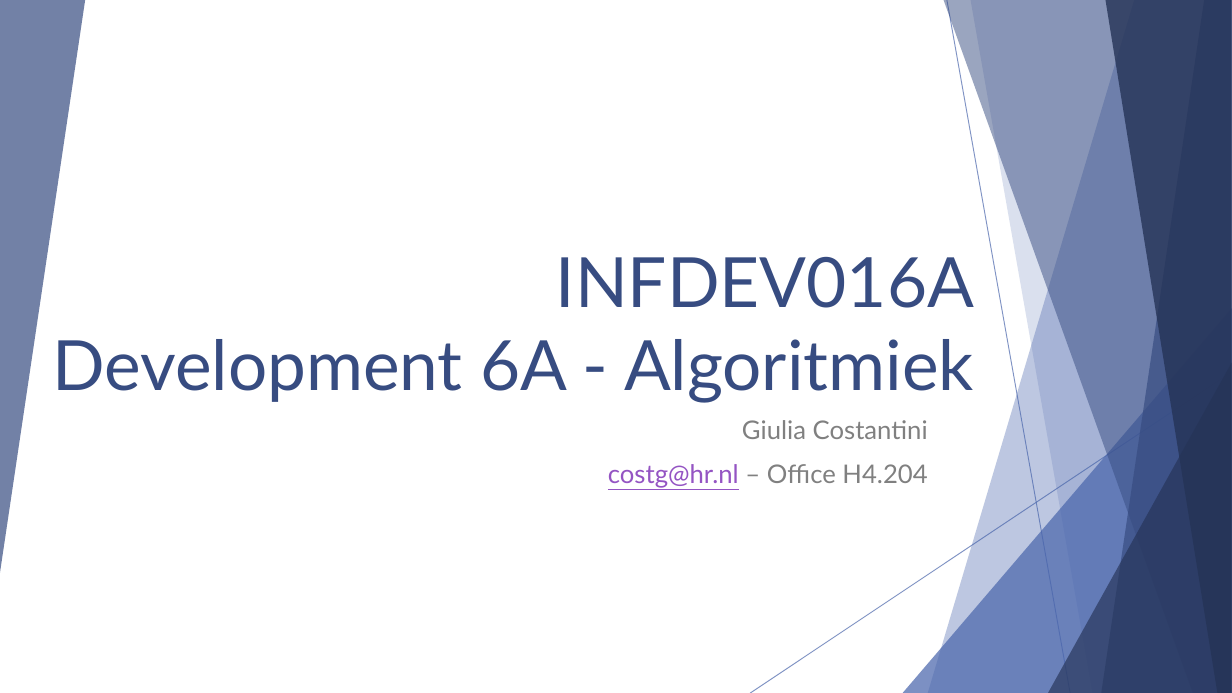
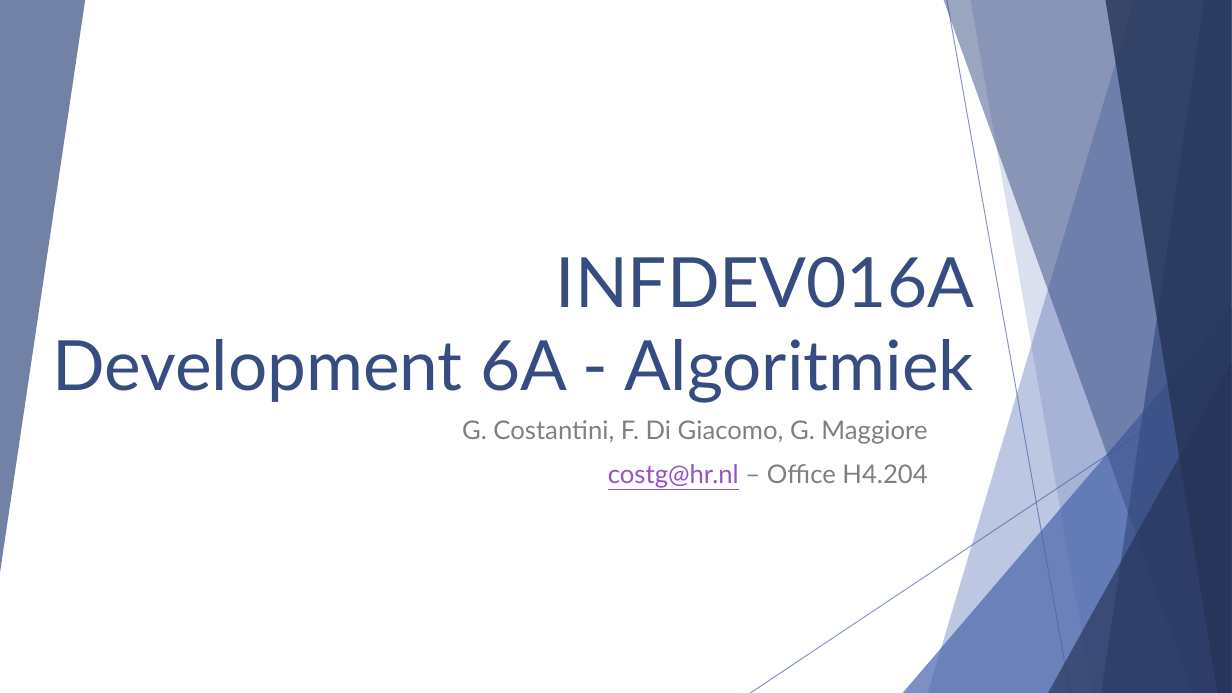
Before and after one commit to polyanos/INFDEV01-6A, a slide deck: slide 1 of Slides/Week 1 - Intro, array, complexity.pptx. Drawn at 1232x693 pixels with LibreOffice and Linux fonts; fonts in the diff are those of the drawing. Boxes give left, top, right and bottom in pixels: in the first picture for what was removed or moved away, otherwise in the second. Text is boxed around its words. In the diff, an @@ line names an element or a change of style, - is before the commit and + after.

```diff
--- a/Slides/Week 1 - Intro, array, complexity.pptx
+++ b/Slides/Week 1 - Intro, array, complexity.pptx
@@ subtitle at (462, 420, 927, 444): text changed @@
-Giulia Costantini
+G. Costantini, F. Di Giacomo, G. Maggiore
```
Also in this commit, not shown: 51 other slides changed, 3 slides added, 1 slide removed.
